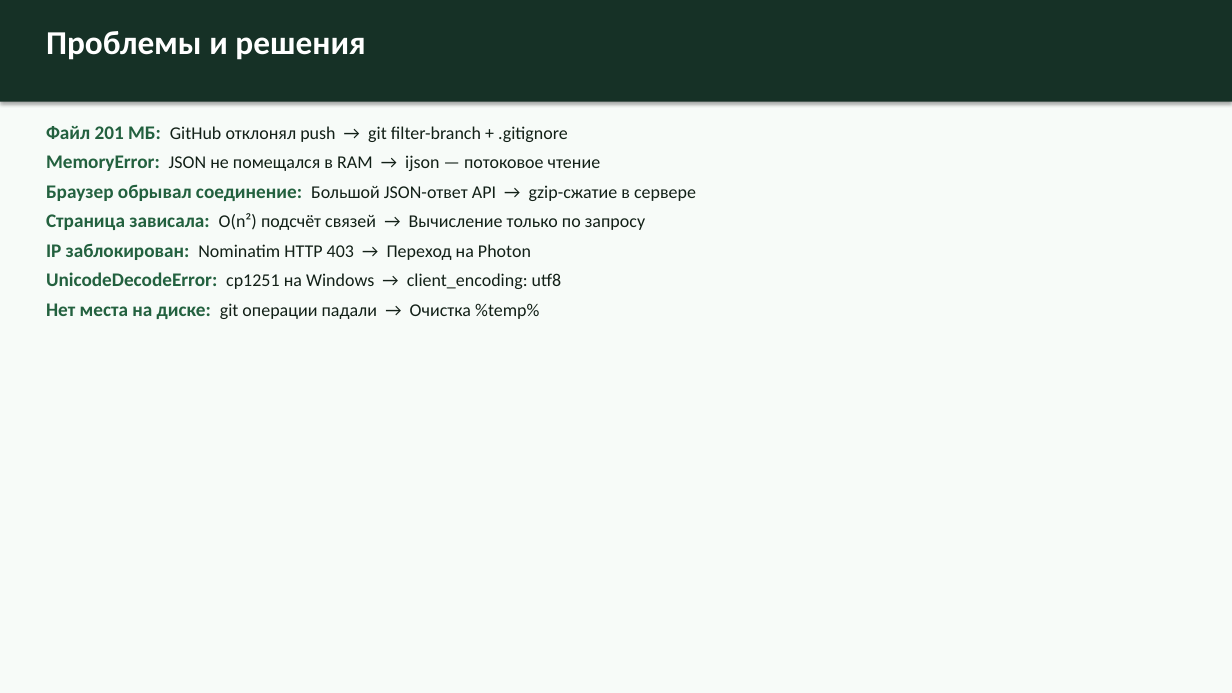
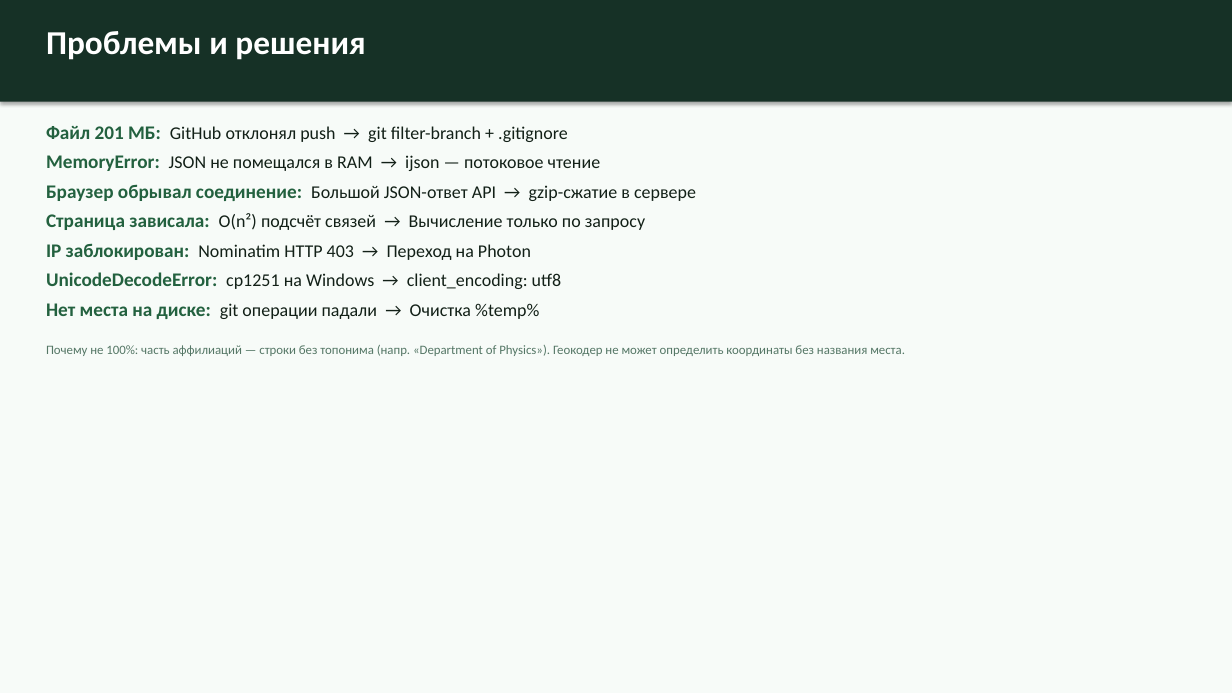
Before and after one commit to surnova2703/muiv3year, a slide deck: slide 12 of docs/Визуализация науки на основе метаданных публикаций и журналов.pptx (slide 13 before the commit). Drawn at 1232x693 pixels with LibreOffice and Linux fonts; fonts in the diff are those of the drawing. Boxes give left, top, right and bottom in pixels: in the first picture for what was removed or moved away, otherwise in the second. Text is boxed around its words. In the diff, an @@ line names an element or a change of style, - is before the commit and + after.

```diff
--- a/docs/Визуализация науки на основе метаданных публикаций и журналов.pptx
+++ b/docs/Визуализация науки на основе метаданных публикаций и журналов.pptx
@@ text at bbox=[46, 345, 905, 356]: paragraph added @@
+Почему не 100%: часть аффилиаций — строки без топонима (напр. «Department of Physics»). Геокодер не может определить координаты без названия места.
```
Also in this commit, not shown: 3 other slides changed, 1 slide removed.
